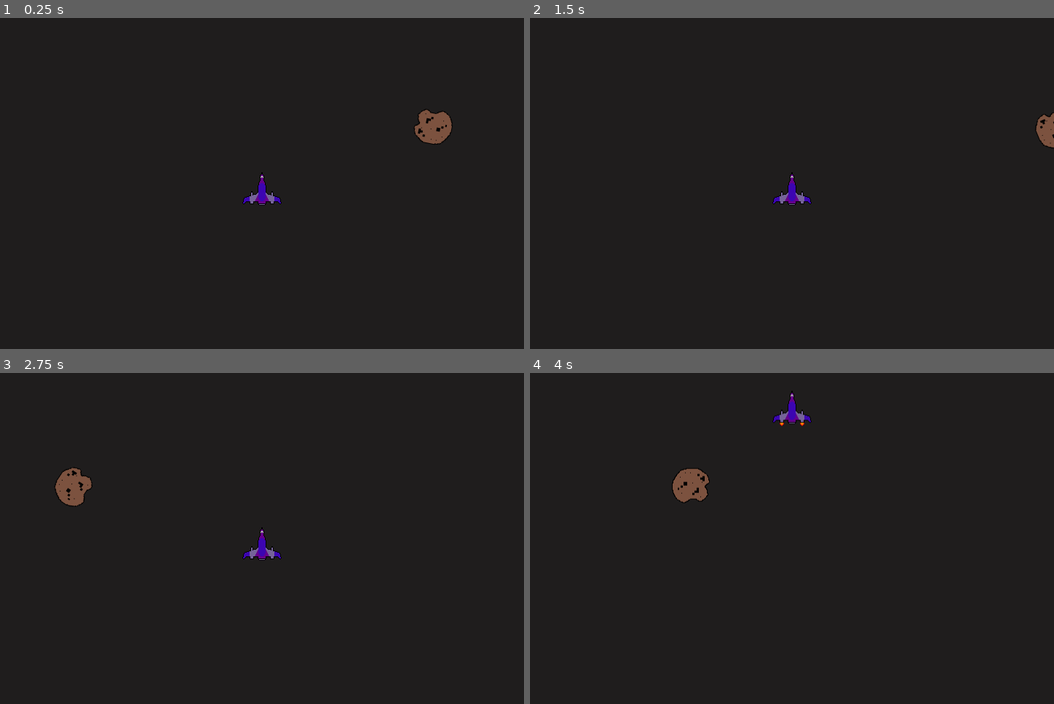
Above: before the commit, frames 1-4 (two rows, left to right).
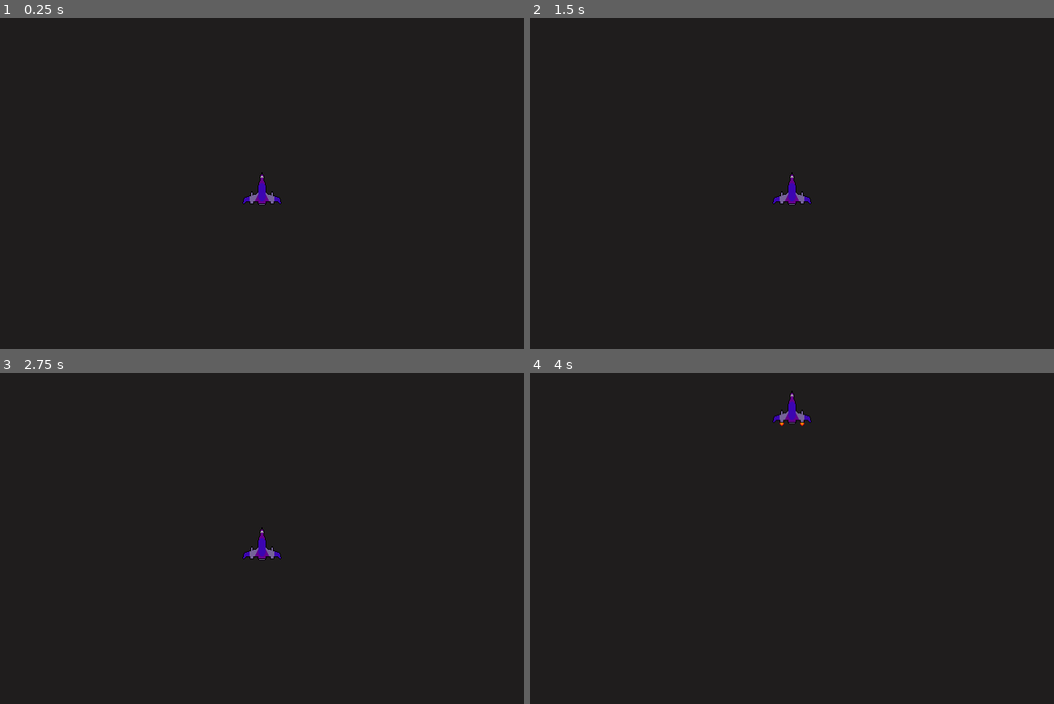
Above: after the commit, the same moments.

Repository: Ricardo41Costa/AsteroidGoDot
Game: Godot game, scene res://Scenes/Main.tscn
Same seed, same stepped clock (60 frames per second), same inputs: the game is played once before the commit and once after it.
Inputs:
- Up to frame 1 (0.25 s): no input
- Up to frame 2 (1.5 s): tap Enter (ui_accept) at 0.5, 0.77 s; hold Right (ui_right) 0.53-1.28 s; hold Left (ui_left) from 1.28 s (still down)
- Up to frame 3 (2.75 s): tap Enter (ui_accept) at 1.52 s; release Left (ui_left) at 2.03 s; hold Right (ui_right) from 2.03 s (still down)
- Up to frame 4 (4 s): release Right (ui_right) at 2.78 s; hold Up (ui_up) 2.78-3.53 s; tap Enter (ui_accept) at 3.02, 3.77 s; hold Left (ui_left) from 3.53 s (still down)

The runs differ from the first frame. In frame 1, 0.6% of the frame differs, in the area x 79-87%, y 27-39%; in frame 2, 0.3%; in frame 3, 0.6%; in frame 4, 0.6%, in the area x 27-35%, y 28-40%.

Commit message:
up

Diff:
--- a/Scenes/Main.tscn
+++ b/Scenes/Main.tscn
@@ -6,10 +6,8 @@
 
 [node name="Main" type="Node"]
 script = ExtResource( 2 )
+cometScene = ExtResource( 3 )
 
 [node name="SpaceShip" parent="." instance=ExtResource( 1 )]
 position = Vector2( -0.875, 0 )
 parent_path = NodePath("..")
-
-[node name="Comet" parent="." instance=ExtResource( 3 )]
-position = Vector2( 565.804, 151.688 )
--- a/Scripts/Main.gd
+++ b/Scripts/Main.gd
@@ -1,9 +1,21 @@
 extends Node
+
+export (PackedScene) var cometScene
+var level
+var numberLives
 
 # Called when the node enters the scene tree for the first time.
 func _ready():
 	randomize()
 
+func _New_Game():
+
+
+	pass
+
+func _Start_Level():
+
+	pass
 
 # Called every frame. 'delta' is the elapsed time since the previous frame.
 #func _process(delta):
--- a/Scripts/SpaceShip.gd
+++ b/Scripts/SpaceShip.gd
@@ -66,17 +66,20 @@
 # To controll the limit of the screen by changing the player position
 func BorderController():
 
-	if position.y < -10:
+	var borderOffsetMax = 10
+	var borderOffsetMin = 0
+
+	if position.y < -borderOffsetMax:
 		position = Vector2(position.x, screenSize.y)
 
-	if position.y > (screenSize.y + 10):
-		position = Vector2(position.x, 0)
+	if position.y > (screenSize.y + borderOffsetMax):
+		position = Vector2(position.x, borderOffsetMin)
 
-	if position.x < -10:
+	if position.x < -borderOffsetMax:
 		position = Vector2(screenSize.x, position.y)
 
-	if position.x > (screenSize.x + 10):
-		position = Vector2(0, position.y)
+	if position.x > (screenSize.x + borderOffsetMax):
+		position = Vector2(borderOffsetMin, position.y)
 
 func Die():
 	queue_free()
--- a/project.godot
+++ b/project.godot
@@ -23,6 +23,8 @@
 
 window/size/width=720
 window/size/height=480
+window/stretch/mode="2d"
+window/stretch/aspect="keep"
 
 [layer_names]
 
